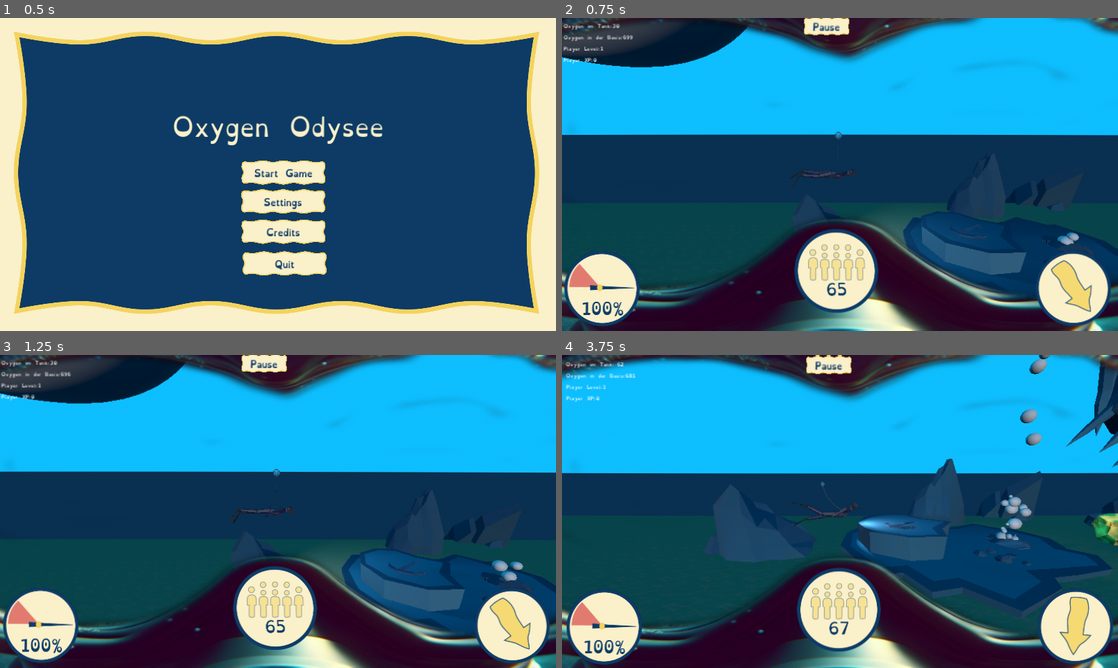
Above: before the commit, frames 1-4 (two rows, left to right).
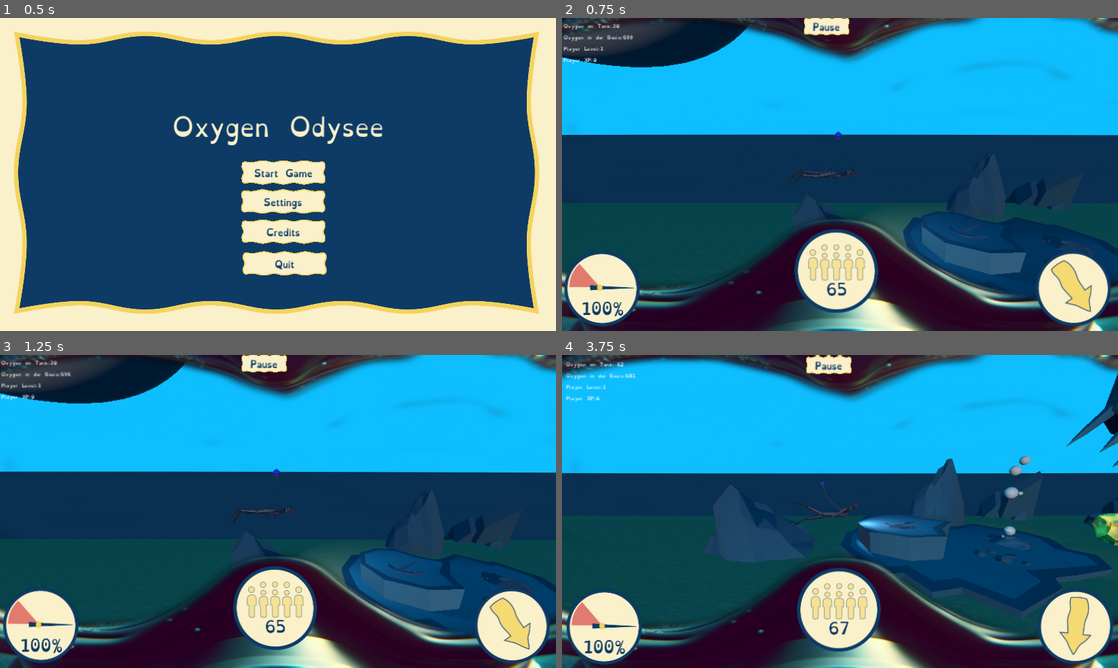
Above: after the commit, the same moments.

Repository: bastifpv/GGJ25
Game: Godot game, scene res://scenes/menu.tscn
The game is run twice, just before and just after one commit, with the same random seed, the same clock (stepped at 60 frames per second) and the same inputs.
Inputs:
- Up to frame 1 (0.5 s): no input
- Up to frame 2 (0.75 s): click "Start Game" at 0.5 s
- Up to frame 3 (1.25 s): no input
- Up to frame 4 (3.75 s): hold D (right) 1.28-2.03 s; hold Space (release) 1.28-2.03 s; hold S (down) 2.03-2.78 s; tap Space (release) at 2.1, 3.6 s; hold D (right) 2.78-3.53 s; hold Space (release) 2.78-3.53 s; hold W (up) from 3.53 s (still down)

Frame 1 is identical in both runs. In frame 2, 0.1% of the frame differs, in the area x 49-93%, y 36-73%; in frame 3, 0.2%; in frame 4, 1.5%, in the area x 46-100%, y 0-60%.

Commit message:
Vereinzelung der Welt, nicht-philosophischer Art

Diff:
--- a/scenes/prefabs/chunks/chunk1.tscn
+++ b/scenes/prefabs/chunks/chunk1.tscn
@@ -45,9 +45,11 @@
 [node name="clam" parent="." instance=ExtResource("6_vkc1b")]
 transform = Transform3D(3.945, 0, 0, 0, 3.945, 0, 0, 0, 3.945, 12.8004, -0.777771, -0.0134068)
 
-[node name="geyser2" parent="." instance=ExtResource("7_goxpt")]
+[node name="geyser_1" parent="." instance=ExtResource("7_goxpt")]
 transform = Transform3D(1, 0, 0, 0, 1, 0, 0, 0, 1, 9.68244, 0.387983, 0)
 type = "o2"
+content = 3000.0
+spawn_rate = 0.3
 
 [node name="rock-sharp2" parent="." instance=ExtResource("8_fp56q")]
 transform = Transform3D(-0.946604, 0, 0.322398, 0, 1, 0, -0.322398, 0, -0.946604, 13.1948, -0.846959, -5.42688)
@@ -100,16 +102,19 @@
 [node name="stone-large" parent="." instance=ExtResource("16_er6ep")]
 transform = Transform3D(1, 0, 0, 0, 1, 0, 0, 0, 1, 21.9576, 0, 0)
 
-[node name="geyser2" parent="stone-large" instance=ExtResource("7_goxpt")]
+[node name="geyser_2" parent="stone-large" instance=ExtResource("7_goxpt")]
 transform = Transform3D(-0.0314595, -0.0580936, -0.997815, 0.117919, 0.991122, -0.0614218, 0.992525, -0.119594, -0.0243298, -0.228012, 2.67285, -0.192853)
 type = "h2"
+content = 1000.0
+spawn_rate = 0.66
 
 [node name="stone-pointy" parent="." instance=ExtResource("17_hofp3")]
 transform = Transform3D(0.737277, 0, 0.67559, 0, 1, 0, -0.67559, 0, 0.737277, 30.9771, 0, 0)
 
-[node name="geyser2" parent="stone-pointy" instance=ExtResource("7_goxpt")]
+[node name="geyser_3" parent="stone-pointy" instance=ExtResource("7_goxpt")]
 transform = Transform3D(0.307708, 0.0251044, 0.672521, -0.0364553, 0.739021, -0.0109068, -0.672002, -0.0285958, 0.308538, 0.0807629, 0.830039, -0.0831394)
 type = "n2"
+content = 1500.0
 
 [node name="stone-round2" parent="." instance=ExtResource("18_8hy88")]
 transform = Transform3D(-4.37114e-08, 0, 1, 0, 1, 0, -1, 0, -4.37114e-08, 33.3241, 0, 0)
--- a/scenes/startscene.tscn
+++ b/scenes/startscene.tscn
@@ -1,12 +1,11 @@
-[gd_scene load_steps=27 format=3 uid="uid://dmt841w82m1p1"]
+[gd_scene load_steps=26 format=3 uid="uid://dmt841w82m1p1"]
 
 [ext_resource type="Script" path="res://scripts/player.gd" id="1_5xwa5"]
 [ext_resource type="PackedScene" uid="uid://bc5wn3qcotu2g" path="res://scenes/prefabs/coral-small_orange.tscn" id="5_sfw8e"]
 [ext_resource type="Script" path="res://scripts/uicontroller.gd" id="8_b8ppg"]
 [ext_resource type="Script" path="res://scripts/oxylation.gd" id="9_bkbyw"]
 [ext_resource type="PackedScene" uid="uid://d0qpj6ojdbngd" path="res://scenes/gamePause.tscn" id="10_xeve3"]
-[ext_resource type="PackedScene" path="res://scenes/balloon_rigged.tscn" id="14_2s8vx"]
-[ext_resource type="PackedScene" uid="uid://bgqk81xt23ewx" path="res://scenes/prefabs/rocks/stalags.tscn" id="16_7558u"]
+[ext_resource type="PackedScene" uid="uid://c2qxa78rmhewd" path="res://scenes/balloon_rigged.tscn" id="14_2s8vx"]
 [ext_resource type="Shader" path="res://shaders/post_processing.gdshader" id="25_g11gl"]
 [ext_resource type="Theme" uid="uid://boiyof61hkrhc" path="res://materials/theme/theme.tres" id="27_ww8tf"]
 [ext_resource type="PackedScene" uid="uid://cplgnl1anj6kb" path="res://scenes/diver.tscn" id="30_xbtnc"]
@@ -40,17 +39,6 @@
 
 [node name="Node3D" type="Node3D"]
 
-[node name="Decke" type="Node3D" parent="."]
-
-[node name="stalags" parent="Decke" instance=ExtResource("16_7558u")]
-transform = Transform3D(0.987683, 2.36262e-08, 0.156469, 0, -1, 1.50996e-07, 0.156469, -1.49136e-07, -0.987683, 12.6839, 6.57825, 0)
-
-[node name="stalags2" parent="Decke" instance=ExtResource("16_7558u")]
-transform = Transform3D(0.853405, -7.87063e-08, -0.521248, 0, -1, 1.50996e-07, -0.521248, -1.28861e-07, -0.853405, 14.4753, 6.33466, 0)
-
-[node name="stalags3" parent="Decke" instance=ExtResource("16_7558u")]
-transform = Transform3D(0.855545, -7.81748e-08, -0.517728, 0, -1, 1.50996e-07, -0.517728, -1.29184e-07, -0.855545, 16.2879, 6.46867, 0)
-
 [node name="Dome" type="StaticBody3D" parent="." groups=["dome"]]
 transform = Transform3D(1, 0, 0, 0, 1, 0, 0, 0, 1, -5.53629, 12.4106, 0)
 physics_material_override = SubResource("PhysicsMaterial_0n1vw")
--- a/scripts/balloon.gd
+++ b/scripts/balloon.gd
@@ -34,6 +34,8 @@
 	ctrl = get_node("/root/Node3D/Control/MarginContainer")
 	$Rope.bottom_point = get_parent().get_node("Player")
 	match name:
+		"Balloon":
+			set_color(Color.MEDIUM_BLUE)
 		"Balloon_2":
 			disable()
 			set_color(Color.FIREBRICK)
--- a/scripts/bubble_spawner.gd
+++ b/scripts/bubble_spawner.gd
@@ -1,16 +1,20 @@
 extends Node3D
 
 @export var type: String = ""
+@export var content: float
+@export_range(0.0, 1.0) var spawn_rate: float = .95
 
 var bubble = preload("res://scenes/bubble.tscn")
 var rng = RandomNumberGenerator.new()
-@export var player : Node3D
+var orig_content: float
+var spawn_timer: float = 0
 
 const bubble_color = {
 	"o2": Color.MEDIUM_BLUE,
 	"h2": Color.FIREBRICK,
 	"n2": Color.DARK_GREEN,
 }
+const min_scale = .2
 
 func spawnBubble():
 	var bub: RigidBody3D =  bubble.instantiate()
@@ -22,14 +26,30 @@
 	bub.get_node("BubbleShape").scale = scl
 	bub.global_position = global_position + Vector3(rng.randf_range(-0.1, 0.1), rng.randf_range(-0.1, 0.1), rng.randf_range(-0.1, 0.1))
 	bub.set_meta("type", type)
+	bub.set_meta("value", scl.x * 100)
+
+func scale_between(x, minAllowed, maxAllowed, min, max):
+	return (maxAllowed - minAllowed) * (x - min) / (max - min) + minAllowed
+
+var depleted = 0
+
+func deplete_content(amount: float):
+	depleted += amount
+	content -= amount
+	var perc = scale_between(content / orig_content, .2, 1.0, 0, 1)
+	scale = Vector3.ONE * perc
+	if content <= 0:
+		queue_free()
+
 
 # Called when the node enters the scene tree for the first time.
 func _ready() -> void:
-	pass # Replace with function body.
+	orig_content = content
 
 
 # Called every frame. 'delta' is the elapsed time since the previous frame.
 func _process(delta: float) -> void:
-
-	if rng.randf() > .95:
+	spawn_timer += delta * rng.randf_range(.5, 1)
+	if spawn_timer > spawn_rate:
 		spawnBubble()
+		spawn_timer = 0
--- a/scripts/player.gd
+++ b/scripts/player.gd
@@ -55,6 +55,7 @@
 	if new_anim != cur_anim:
 		ap.play(new_anim)
 
+var acc = 0
 
 func _on_body_entered(body: Node) -> void:
 	# Deliver O2
@@ -67,6 +68,8 @@
 	if body.is_in_group("bubble"):
 		# Bist du schon groß? Prüfe ob man schon sammeln darf
 		var type = body.get_meta("type")
+		var source = body.get_parent()
+		var amount = body.get_meta("value")
 		if !ctrl.may_collect(type):
 			return
 		var add_scale = body.get_node("BubbleMesh").scale
@@ -74,10 +77,11 @@
 		for i in ctrl.types.size():
 			if ctrl.types[i] == type:
 				ball = balls[i]
-		ball.size += add_scale.x / 10
+		ball.size += amount / 1000
 		body.queue_free()
 		ball.update_size()
-		ctrl.oneForMe(type, add_scale.x * 100)
+		ctrl.oneForMe(type, amount)
+		source.deplete_content(amount)
 
 	# Spikey, ouchie
 	if body.is_in_group("spikey"):
--- a/scripts/worldgenerator.gd
+++ b/scripts/worldgenerator.gd
@@ -1,12 +1,14 @@
 extends Node
 
 var sand = preload("res://scenes/prefabs/sand.tscn")
-var chunk1 = preload("res://scenes/prefabs/chunks/chunk1.tscn")
+var chunks = [
+	preload("res://scenes/prefabs/chunks/chunk1.tscn")
+]
 const RENDER_DISTANCE = 50
 var MaxRenderd = 0
 var MinRenderd = 0
-var MaxPlacedChunks = 0
-var MinPlacedChunks = 0
+var MaxPlacedChunks = 1
+var MinPlacedChunks = 1
 var player : Node3D
 const CHUNK_SIZE = 50
 
@@ -18,7 +20,6 @@
 	print("Y: " + str(player.position.y))
 	print("Z: " + str(player.position.z))
 	generate_sand_initial()
-	generate_initial_world()
 
 # Called every frame. 'delta' is the elapsed time since the previous frame.
 func _process(delta: float) -> void:
@@ -56,24 +57,13 @@
 		sand_inst.position =  Vector3(MinRenderd-10, 0, 0)
 		MinRenderd=MinRenderd-10
 
-func generate_initial_world():
-	#Generate left Chunk
-	var chunk_right1 : Node3D = get_random_chunk().instantiate()
-	add_child(chunk_right1)
-	chunk_right1.position = Vector3(0,0,0)
-	#Generate right Chunk
-	var chunk_left1 : Node3D = get_random_chunk().instantiate()
-	add_child(chunk_left1)
-	chunk_left1.position = Vector3(0-CHUNK_SIZE,0,0)
-	MaxPlacedChunks = 1
-	MinPlacedChunks = 1
-
 func on_move_place_chunk(player_position):
 	#print(str((player_position.x + RENDER_DISTANCE)/CHUNK_SIZE))
 	if (((player_position.x + RENDER_DISTANCE)/CHUNK_SIZE)>MaxPlacedChunks):
 		var chunk_right : Node3D = get_random_chunk().instantiate()
 		add_child(chunk_right)
 		chunk_right.position = Vector3(0+(CHUNK_SIZE*MaxPlacedChunks),0,0)
+		print("Created chunk at ", chunk_right.position)
 		MaxPlacedChunks = MaxPlacedChunks + 1
 		#print("place new chunk right")
 
@@ -81,10 +71,10 @@
 		var chunk_left : Node3D = get_random_chunk().instantiate()
 		add_child(chunk_left)
 		chunk_left.position = Vector3(0-(CHUNK_SIZE*abs(MinPlacedChunks)),0,0)
+		print("Created chunk at ", chunk_left.position)
 		MinPlacedChunks = MinPlacedChunks - 1
 		#print("place new chunk left")
 
 func get_random_chunk():
-	var chunks = [chunk1]
 	var random_index = randf_range(0, chunks.size()-1)
 	return chunks[random_index]
Not shown: 1 places in materials/sand.tres that only renumber resources
Not shown: 1 places in scenes/prefabs/chunks/chunk1.tscn that only renumber resources
Not shown: 1 places in scenes/prefabs/geyser.tscn that only renumber resources
